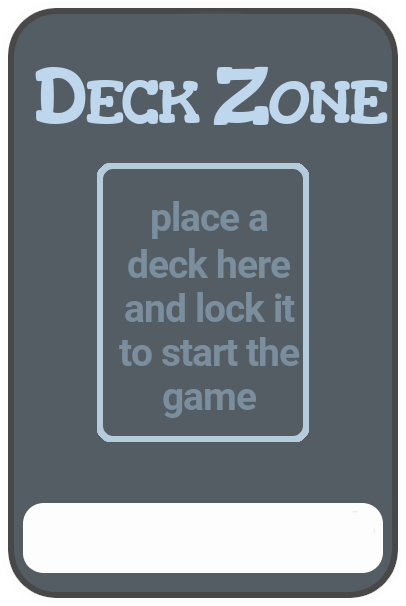
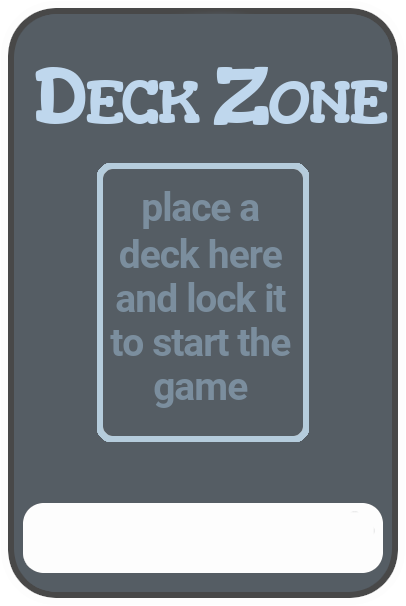
Revision of a layered 406 × 606 image; what changed, layer by layer:
painted on "place a ..." over (110, 191, 300, 418)
